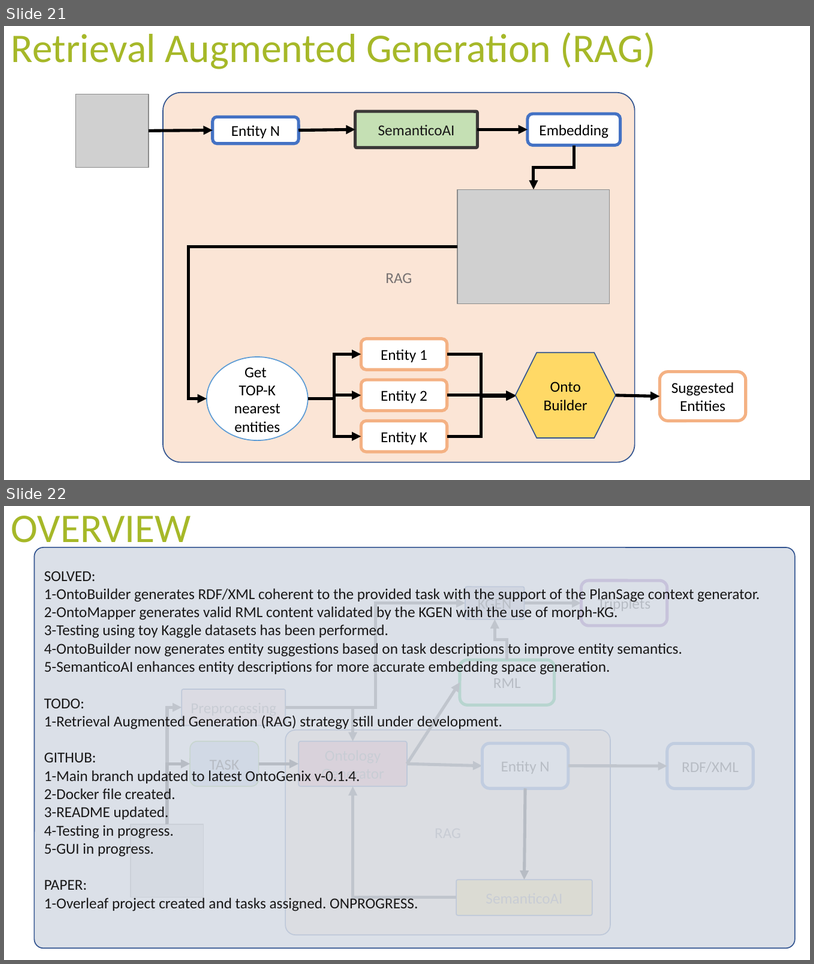
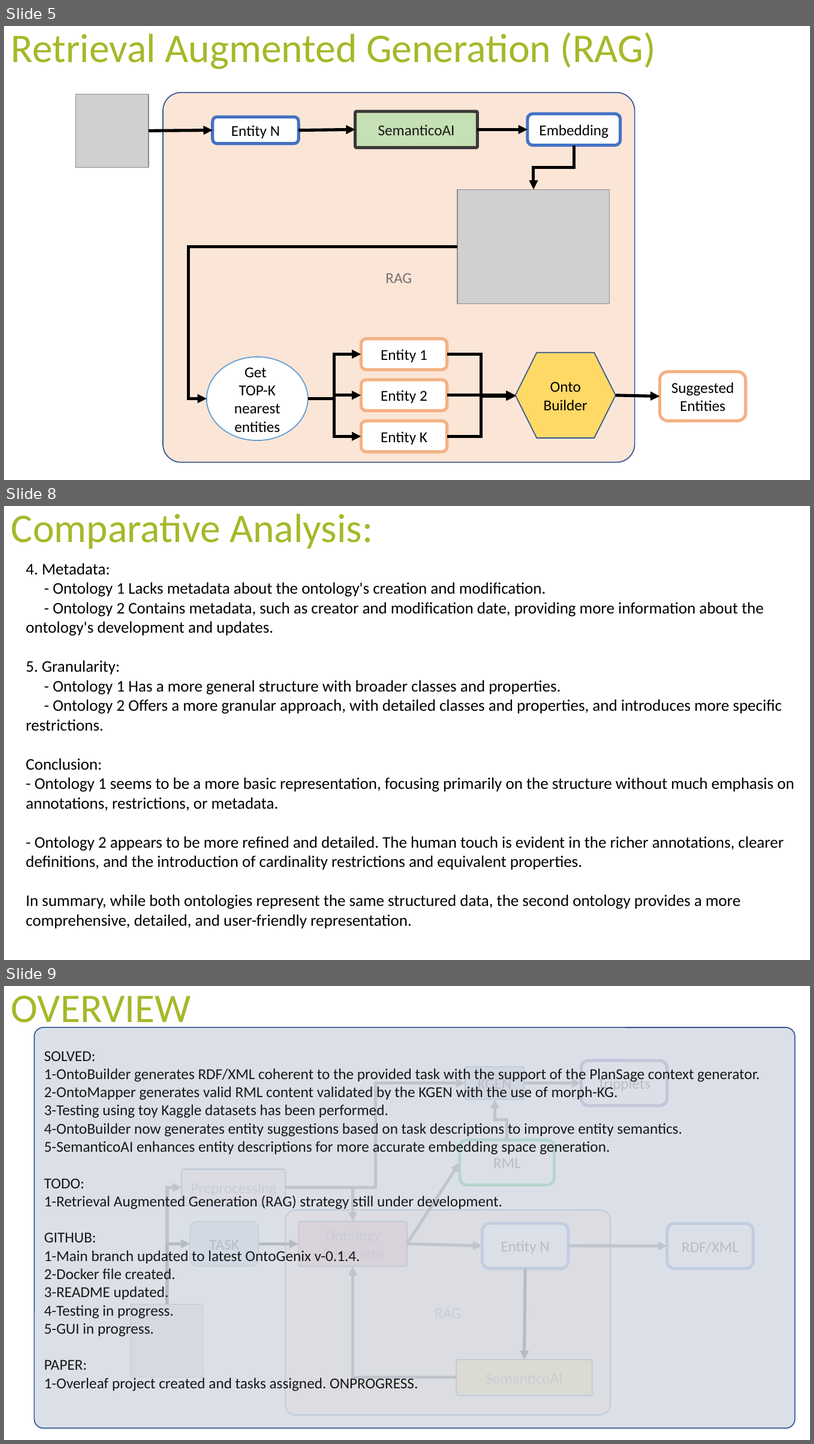
Before and after one commit to tecnomod-um/OntoGenix, a slide deck: IDEAS.pptx. Shown one above the other, each under a label of ours: slides 21 and 22 before the commit, slides 5, 8 and 9 after it; the slides between them are not shown. The pictures are 814x964 and 814x1444 pixels, drawn with LibreOffice and Linux fonts; fonts in the diff are those of the drawing; grey boxes stand for pictures. Boxes give left, top, right and bottom in pixels: in the first picture for what was removed or moved away, otherwise in the second. Text is boxed around its words. In the diff, an @@ line names an element or a change of style, - is before the commit and + after.

```diff
--- a/IDEAS.pptx
+++ b/IDEAS.pptx
@@ slide 8 added at <box>4,506,810,960</box>, background #FFFFFF @@
@@ text added at <box>11,514,373,549</box>, 40 pt, text #A6B828 @@
+Comparative Analysis:
@@ text added at <box>26,563,794,928</box>, 16 pt, text #000000 @@
+4. Metadata:
+- Ontology 1 Lacks metadata about the ontology's creation and modification.
+- Ontology 2 Contains metadata, such as creator and modification date, providing more information about the ontology's development and updates.
+5. Granularity:
+- Ontology 1 Has a more general structure with broader classes and properties.
+- Ontology 2 Offers a more granular approach, with detailed classes and properties, and introduces more specific restrictions.
+Conclusion:
+- Ontology 1 seems to be a more basic representation, focusing primarily on the structure without much emphasis on annotations, restrictions, or metadata.
+- Ontology 2 appears to be more refined and detailed. The human touch is evident in the richer annotations, clearer definitions, and the introduction of cardinality restrictions and equivalent properties.
+In summary, while both ontologies represent the same structured data, the second ontology provides a more comprehensive, detailed, and user-friendly representation.
@@ what was slide 21 is now slide 5 @@
@@ what was slide 22 is now slide 9 @@
```
Also in this commit, not shown: 2 other slides added, 16 slides removed, 3 other files.
